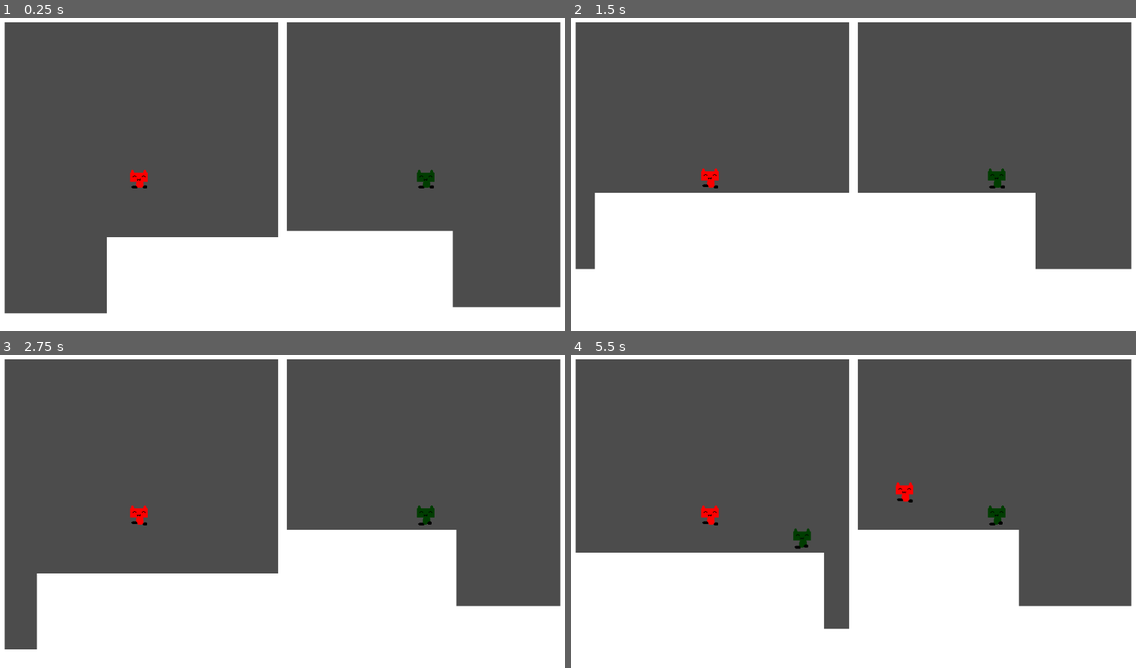
Above: before the commit, frames 1-4 (two rows, left to right).
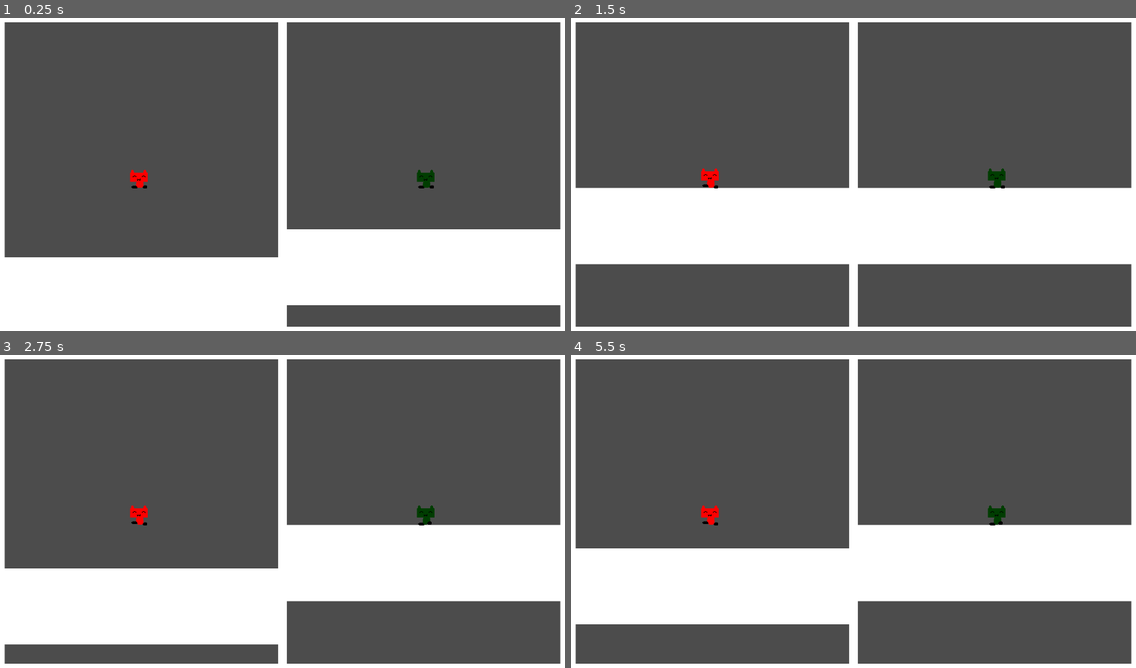
Above: after the commit, the same moments.

Repository: MBatt1/Chillenium-Jam
Game: Godot game, scene res://main/Main.tscn
Same seed, same stepped clock (60 frames per second), same inputs: the game is played once before the commit and once after it.
Inputs:
- Up to frame 1 (0.25 s): no input
- Up to frame 2 (1.5 s): hold D (p1_right) from 0.53 s (still down); tap Down (p2_down) at 0.6 s; tap W (p1_up) at 0.77 s; tap Left (p2_left) at 1.35 s
- Up to frame 3 (2.75 s): tap W (p1_up) at 1.52 s; release D (p1_right) at 2.03 s; hold A (p1_left) from 2.03 s (still down); tap Right (p2_right) at 2.1 s
- Up to frame 4 (5.5 s): release A (p1_left) at 2.78 s; hold D (p1_right) 2.78-4.28 s; tap Up (p2_up) at 2.85 s; tap W (p1_up) at 3.02, 3.77, 4.52 s; tap Down (p2_down) at 3.6 s; hold A (p1_left) 4.28-5.03 s; tap Left (p2_left) at 4.35 s; hold D (p1_right) from 5.03 s (still down); tap Right (p2_right) at 5.1 s

The runs differ from the first frame. In frame 1, 13% of the frame differs, in the area x 0-100%, y 67-99%; in frame 2, 25%, in the area x 0-100%, y 54-99%; in frame 3, 19%; in frame 4, 23%.

Commit message:
Camera Combining in the middle

Diff:
--- a/level/PlayerSpawner.gd
+++ b/level/Editor/PlayerSpawner.gd
@@ -28,6 +28,7 @@
 		print("Invalid player id or no id was specified!")
 	level.add_child(copy)
 	copy.position = position
+	return copy
 
 # Called every frame. 'delta' is the elapsed time since the previous frame.
 #func _process(delta):
--- a/level/PlayerSpawner.tscn
+++ b/level/Editor/PlayerSpawner.tscn
@@ -1,6 +1,6 @@
 [gd_scene load_steps=3 format=2]
 
-[ext_resource path="res://level/PlayerSpawner.gd" type="Script" id=1]
+[ext_resource path="res://level/Editor/PlayerSpawner.gd" type="Script" id=1]
 [ext_resource path="res://sprites/editor/player_spawn.png" type="Texture" id=2]
 
 [node name="PlayerSpawner" type="Node2D"]
--- a/level/TestFlat.tscn
+++ b/level/TestFlat.tscn
@@ -1,19 +1,17 @@
-[gd_scene load_steps=6 format=2]
+[gd_scene load_steps=5 format=2]
 
-[ext_resource path="res://level/PlayerSpawner.tscn" type="PackedScene" id=1]
+[ext_resource path="res://level/Editor/PlayerSpawner.tscn" type="PackedScene" id=1]
 [ext_resource path="res://objects/Player.tscn" type="PackedScene" id=2]
 [ext_resource path="res://level/LevelScript.gd" type="Script" id=3]
 
 [sub_resource type="RectangleShape2D" id=1]
 extents = Vector2( 1611.5, 83.5 )
 
-[sub_resource type="RectangleShape2D" id=2]
-extents = Vector2( 357, 103.5 )
-
 [node name="Node2D" type="Node2D"]
 script = ExtResource( 3 )
 
 [node name="StaticBody2D" type="StaticBody2D" parent="."]
+position = Vector2( -13, -95 )
 
 [node name="ColorRect" type="ColorRect" parent="StaticBody2D"]
 margin_left = -932.0
@@ -26,22 +24,8 @@
 position = Vector2( 684.5, 606 )
 shape = SubResource( 1 )
 
-[node name="StaticBody2D2" type="StaticBody2D" parent="."]
-position = Vector2( -28, -204 )
-
-[node name="CollisionShape2D" type="CollisionShape2D" parent="StaticBody2D2"]
-position = Vector2( 246, 649.5 )
-shape = SubResource( 2 )
-
-[node name="ColorRect" type="ColorRect" parent="StaticBody2D2"]
-margin_left = -106.0
-margin_top = 555.0
-margin_right = 600.0
-margin_bottom = 740.0
-rect_pivot_offset = Vector2( 1350, -258 )
-
 [node name="PlayerSpawner" parent="." instance=ExtResource( 1 )]
-position = Vector2( -62, 203 )
+position = Vector2( -52, 233 )
 template = ExtResource( 2 )
 weight = 200
 friction = 200
@@ -49,7 +33,7 @@
 color = Color( 1, 0, 0, 1 )
 
 [node name="PlayerSpawner2" parent="." instance=ExtResource( 1 )]
-position = Vector2( 512, 217 )
+position = Vector2( 1085, 296 )
 template = ExtResource( 2 )
 player_id = 1
 weight = 200
--- a/level/test.tscn
+++ /dev/null
@@ -1,26 +0,0 @@
-[gd_scene load_steps=3 format=2]
-
-[ext_resource path="res://objects/Player.tscn" type="PackedScene" id=1]
-
-[sub_resource type="RectangleShape2D" id=1]
-extents = Vector2( 219.5, 100.5 )
-
-[node name="Node2D" type="Node2D"]
-
-[node name="StaticBody2D" type="StaticBody2D" parent="."]
-
-[node name="CollisionShape2D" type="CollisionShape2D" parent="StaticBody2D"]
-position = Vector2( 564.5, 340.5 )
-shape = SubResource( 1 )
-
-[node name="ColorRect" type="ColorRect" parent="StaticBody2D/CollisionShape2D"]
-margin_left = -218.0
-margin_top = -100.0
-margin_right = 221.0
-margin_bottom = 100.0
-
-[node name="KinematicBody2D" parent="." instance=ExtResource( 1 )]
-position = Vector2( 403, 206 )
-weight = 200
-friction = 200
-drag = 400
--- a/main/Main.gd
+++ b/main/Main.gd
@@ -6,6 +6,8 @@
 # var b = "text"
 export(Resource) var level_template
 var level
+var player1
+var player2
 
 # Called when the node enters the scene tree for the first time.
 func _ready():
@@ -13,19 +15,26 @@
 	$LVC/Viewport.add_child(level)
 	resize_viewports()
 	var spawns = level.get_player_spawns()
-	spawns[0].spawn(level, $LVC/Viewport/Cam)
-	spawns[1].spawn(level, $RVC/Viewport/Cam)
+	player1 = spawns[0].spawn(level, $LVC/Viewport/Cam)
+	player2 = spawns[1].spawn(level, $RVC/Viewport/Cam)
+	$LVC/Viewport/Cam.make_current()
+	$RVC/Viewport/Cam.make_current()
 
 
 # Called every frame. 'delta' is the elapsed time since the previous frame.
 func _process(delta):
-	$LVC/Viewport/Cam.make_current()
-	$RVC/Viewport/Cam.make_current()
+	if player1.tracked or player2.tracked:
+			$Frame/Center.visible = false
+	elif $Timer.is_stopped() and -($LVC/Viewport/Cam.position.x-$RVC/Viewport/Cam.position.x) <= 640:
+		$RVC/Viewport/Cam.position.x = $LVC/Viewport/Cam.position.x+640
+		player1.camera_on = false
+		player2.camera_on = false
+		var avg_y = ($RVC/Viewport/Cam.position.y + $LVC/Viewport/Cam.position.y)/2
+		player1.camera_y_track = avg_y
+		player2.camera_y_track = avg_y
 
 
 func resize_viewports():
 	var width = get_viewport().size.x/2
 	var height = get_viewport().size.y
-
-	$LVC/Viewport.world_2d = get_viewport().world_2d
 	$RVC/Viewport.world_2d = $LVC/Viewport.world_2d
--- a/main/Main.tscn
+++ b/main/Main.tscn
@@ -34,37 +34,41 @@
 [node name="Frame" type="Node2D" parent="."]
 position = Vector2( 0, 1 )
 
-[node name="ColorRect" type="ColorRect" parent="Frame"]
+[node name="Left" type="ColorRect" parent="Frame"]
 margin_left = -20.0
 margin_top = -20.0
 margin_right = 20.0
 margin_bottom = 740.0
 rect_pivot_offset = Vector2( -950, 20 )
 
-[node name="ColorRect2" type="ColorRect" parent="Frame"]
+[node name="Right" type="ColorRect" parent="Frame"]
 margin_left = 1260.0
 margin_top = -20.0
 margin_right = 1300.0
 margin_bottom = 740.0
 rect_pivot_offset = Vector2( 0, 265 )
 
-[node name="ColorRect3" type="ColorRect" parent="Frame"]
+[node name="Top" type="ColorRect" parent="Frame"]
 margin_left = -20.0
 margin_top = -20.0
 margin_right = 1300.0
 margin_bottom = 20.0
 rect_pivot_offset = Vector2( 80, 20 )
 
-[node name="ColorRect4" type="ColorRect" parent="Frame"]
+[node name="Bottom" type="ColorRect" parent="Frame"]
 margin_left = -20.0
 margin_top = 700.0
 margin_right = 1300.0
 margin_bottom = 740.0
 rect_pivot_offset = Vector2( 80, 20 )
 
-[node name="ColorRect5" type="ColorRect" parent="Frame"]
+[node name="Center" type="ColorRect" parent="Frame"]
 margin_left = 630.0
 margin_top = -20.0
 margin_right = 650.0
 margin_bottom = 740.0
 rect_pivot_offset = Vector2( -950, 20 )
+
+[node name="Timer" type="Timer" parent="."]
+one_shot = true
+autostart = true
--- a/objects/Player.gd
+++ b/objects/Player.gd
@@ -10,7 +10,11 @@
 
 var speed_x = 0
 var speed_y = 0
+var camera_on = true
 var tracking_camera
+var camera_y_track = 0
+var camera_y_track_speed = 30
+var tracked = false
 var up_control
 var right_control
 var down_control
@@ -66,4 +70,13 @@
 # Called every frame. 'delta' is the elapsed time since the previous frame.
 func _process(delta):
 	if tracking_camera:
-		tracking_camera.position = position
+		if camera_on:
+			tracking_camera.position = position
+		else:
+			if abs(tracking_camera.position.y - camera_y_track) < 1:
+				tracking_camera.position.y = camera_y_track
+				tracked = true
+			elif tracking_camera.position.y < camera_y_track:
+				tracking_camera.position.y += camera_y_track_speed*delta
+			else:
+				tracking_camera.position.y -= camera_y_track_speed*delta
